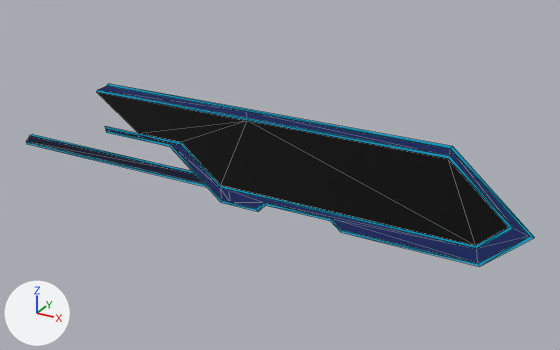
Renders of the FBX model Assets/Models/Menus/Select Player/Select Right.fbx from each side of a commit.
One viewpoint serves both versions: a 50 mm camera at (19.0, -40.5, 18.6) aimed at (-4.0, 1.3, -2.3). Every picture has the same lights, and +X, +Y and +Z are marked at lower left. Mesh edges are drawn as thin lines. Where no turn or scale is listed for an object, it has been applied to the vertices.
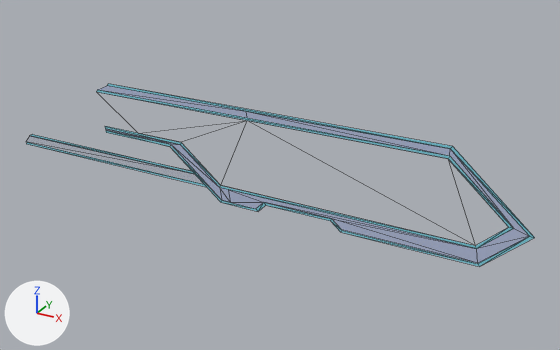
Edits to the bpy script that builds the scene:
```text
Change img_b159c0de_png:
    img_b159c0de_png: load_image('b159c0de.png', '../../../Textures/Menus/b159c0de.png', 256, 256, 'sRGB') -> load_image('b159c0de.png', '../../../Textures/Menus/b159c0de.png', 256, 256, 'Non-Color')
Change mat_b159c0de:
    add n3 = _N.new('ShaderNodeTexImage'); n3.name = 'Image Texture.001'
    add n3.image = img_b159c0de_png
    where n0 = _N.new('ShaderNodeBsdfPrincipled'); n0.name = 'Principled BSDF'
    add _L.new(n3.outputs[0], n0.inputs[4])  # 'Color' to 'Alpha'
```

Boxes (x1, y1, x2, y2) around the edits, measured in the pictures (560 x 350 px):
'object_4', surface changed
    both: (26, 84, 535, 266)
